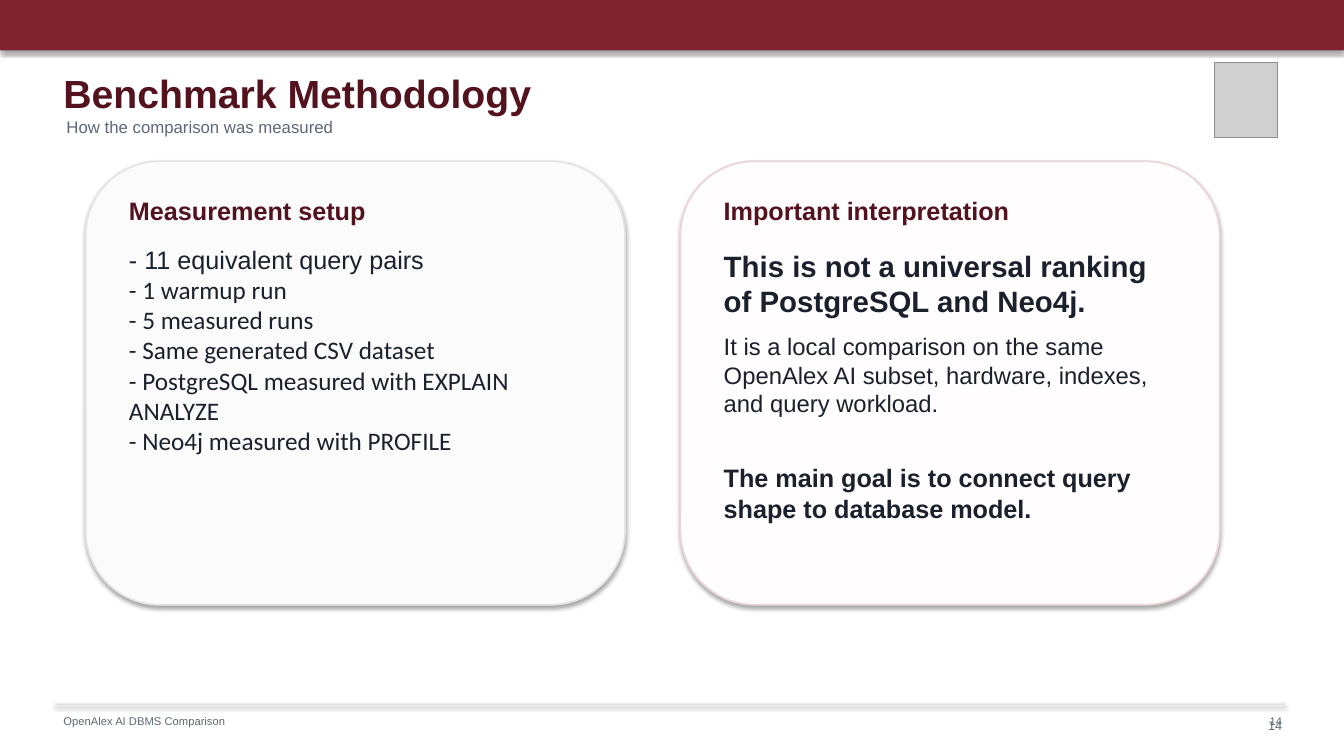
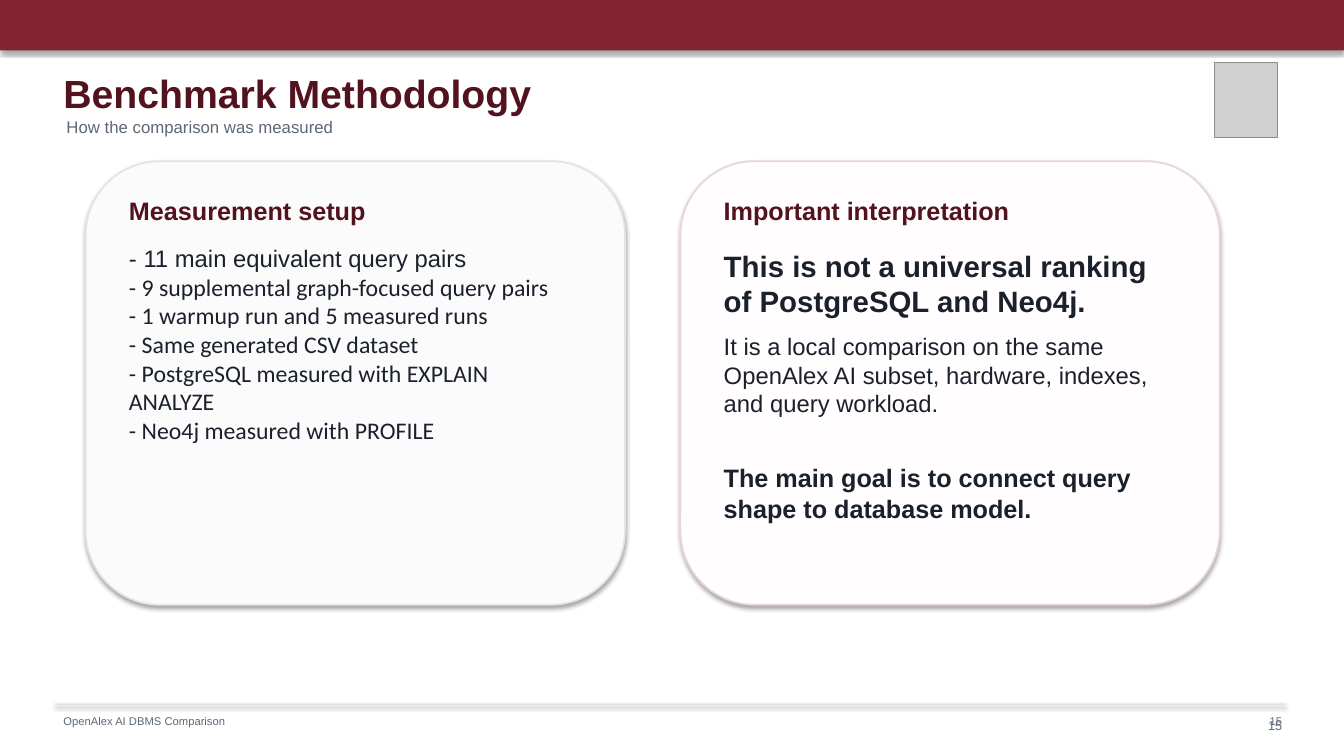
Before and after one commit to hamzaabedlkadr-b/openalex-ai-db-comparison, a slide deck: slide 15 of docs/OpenAlex_DBMS_Comparison_Sapienza.pptx (slide 14 before the commit). Drawn at 1344x756 pixels with LibreOffice and Linux fonts; fonts in the diff are those of the drawing; grey boxes stand for pictures. Boxes give left, top, right and bottom in pixels: in the first picture for what was removed or moved away, otherwise in the second. Text is boxed around its words. In the diff, an @@ line names an element or a change of style, - is before the commit and + after.

Commit message:
Update presentation with graph-focused results

```diff
--- a/docs/OpenAlex_DBMS_Comparison_Sapienza.pptx
+++ b/docs/OpenAlex_DBMS_Comparison_Sapienza.pptx
@@ text at (129, 249, 549, 443): text changed; size 18 to 17 pt @@
-- 11 equivalent query pairs
-- 1 warmup run
-- 5 measured runs
-- Same generated CSV dataset
-- PostgreSQL measured with EXPLAIN ANALYZE
-- Neo4j measured with PROFILE
+- 11 main equivalent query pairs
+- 9 supplemental graph-focused query pairs
+- 1 warmup run and 5 measured runs
+- Same generated CSV dataset
+- PostgreSQL measured with EXPLAIN ANALYZE
+- Neo4j measured with PROFILE
@@ text at (1270, 717, 1282, 728): text changed @@
-14
+15
@@ text at (1268, 720, 1282, 730): text changed @@
-14
+15
```
Also in this commit, not shown: 9 other slides changed, 3 slides added, 4 slides removed, 1 other file.
